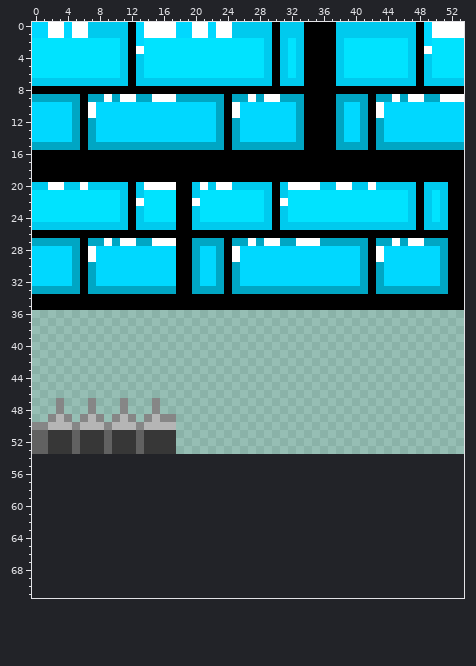
Sprite sheet: www/assets/levels/IcyTileset-extruded.png. Above is the file before it was changed.
The file is 54x54 pixels. The old version is drawn lined up with the new one, on the new canvas.
The result:
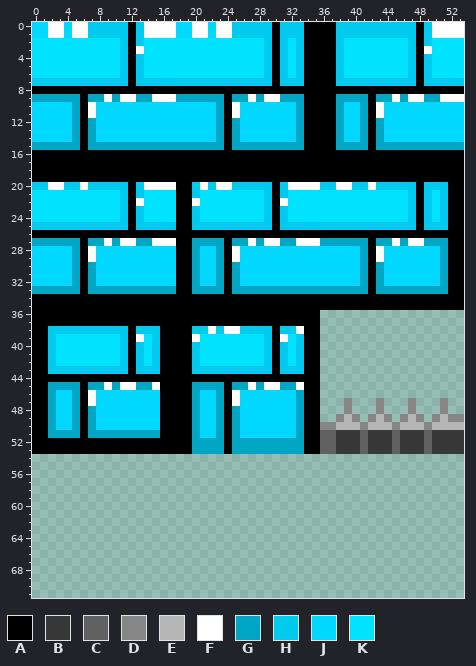
Palette (. is transparent): A #000000  B #373737  C #616161  D #868686  E #b5b5b5  F #ffffff  G #00a6c4  H #00caee  J #00d8ff  K #00e3ff
Changes in this commit:
canvas 54x54 -> 54x72
@@ x 0..53 @@
- 0 JJFFJFFHHHHHAJFFFFJJFFJFFHHHHHAHHHAAAAHHHHHHHHHHAJFFFF
- 1 JJFFJFFHHHHHAJFFFFJJFFJFFHHHHHAHHHAAAAHHHHHHHHHHAJFFFF
- 2 KKKKKKKKKKKHAJKKKKKKKKKKKKKKKHAHKHAAAAHKKKKKKKKHAJKKKK
+ 0 JJFFJFFHHHHHAHFFFFJJFFJFFHHHHHAHHHAAAAHHHHHHHHHHAHFFFF
+ 1 JJFFJFFHHHHHAHFFFFJJFFJFFHHHHHAHHHAAAAHHHHHHHHHHAHFFFF
+ 2 KKKKKKKKKKKHAHKKKKKKKKKKKKKKKHAHKHAAAAHKKKKKKKKHAHKKKK
  3 KKKKKKKKKKKHAFKKKKKKKKKKKKKKKHAHKHAAAAHKKKKKKKKHAFKKKK
@@ x 0..53 @@
 35 AAAAAAAAAAAAAAAAAAAAAAAAAAAAAAAAAAAAAAAAAAAAAAAAAAAAAA
-36 ......................................................
-37 ......................................................
-38 ......................................................
-39 ......................................................
-40 ......................................................
-41 ......................................................
-42 ......................................................
-43 ......................................................
-44 ......................................................
-45 ......................................................
-46 ......................................................
-47 ...D...D...D...D......................................
-48 ...D...D...D...D......................................
-49 ..DED.DED.DED.DEDD....................................
-50 DDEEEDEEEDEEEDEEEE....................................
-51 CCBBBCBBBCBBBCBBBB....................................
-52 CCBBBCBBBCBBBCBBBB....................................
-53 CCBBBCBBBCBBBCBBBB....................................
+36 AAAAAAAAAAAAAAAAAAAAAAAAAAAAAAAAAAAA..................
+37 AAAAAAAAAAAAAAAAAAAAAAAAAAAAAAAAAAAA..................
+38 AAHHHHHHHHHHAHHHAAAAHHFHFFHHHHAHHFAA..................
+39 AAHKKKKKKKKHAFKHAAAAFKKKKKKKKHAFKHAA..................
+40 AAHKKKKKKKKHAHKHAAAAHKKKKKKKKHAHKHAA..................
+41 AAHKKKKKKKKHAHKHAAAAHKKKKKKKKHAHKHAA..................
+42 AAHKKKKKKKKHAHKHAAAAHKKKKKKKKHAHKHAA..................
+43 AAHHHHHHHHHHAHHHAAAAHHHHHHHHHHAHHHAA..................
+44 AAAAAAAAAAAAAAAAAAAAAAAAAAAAAAAAAAAA..................
+45 AAGGGGAGGFGFFGGFAAAAGGGGAGGFGFFGGFAA..................
+46 AAGJJGAFJJJJJJJJAAAAGJJGAFJJJJJJJGAA..................
+47 AAGJJGAFJJJJJJJJAAAAGJJGAFJJJJJJJGAA...D...D...D...D..
+48 AAGJJGAGJJJJJJJJAAAAGJJGAGJJJJJJJGAA...D...D...D...D..
+49 AAGJJGAGJJJJJJJJAAAAGJJGAGJJJJJJJGAA..DED.DED.DED.DEDD
+50 AAGJJGAGJJJJJJJJAAAAGJJGAGJJJJJJJGAADDEEEDEEEDEEEDEEEE
+51 AAGGGGAGGGGGGGGGAAAAGJJGAGJJJJJJJGAACCBBBCBBBCBBBCBBBB
+52 AAAAAAAAAAAAAAAAAAAAGGGGAGGGGGGGGGAACCBBBCBBBCBBBCBBBB
+53 AAAAAAAAAAAAAAAAAAAAGGGGAGGGGGGGGGAACCBBBCBBBCBBBCBBBB
 54 ......................................................
